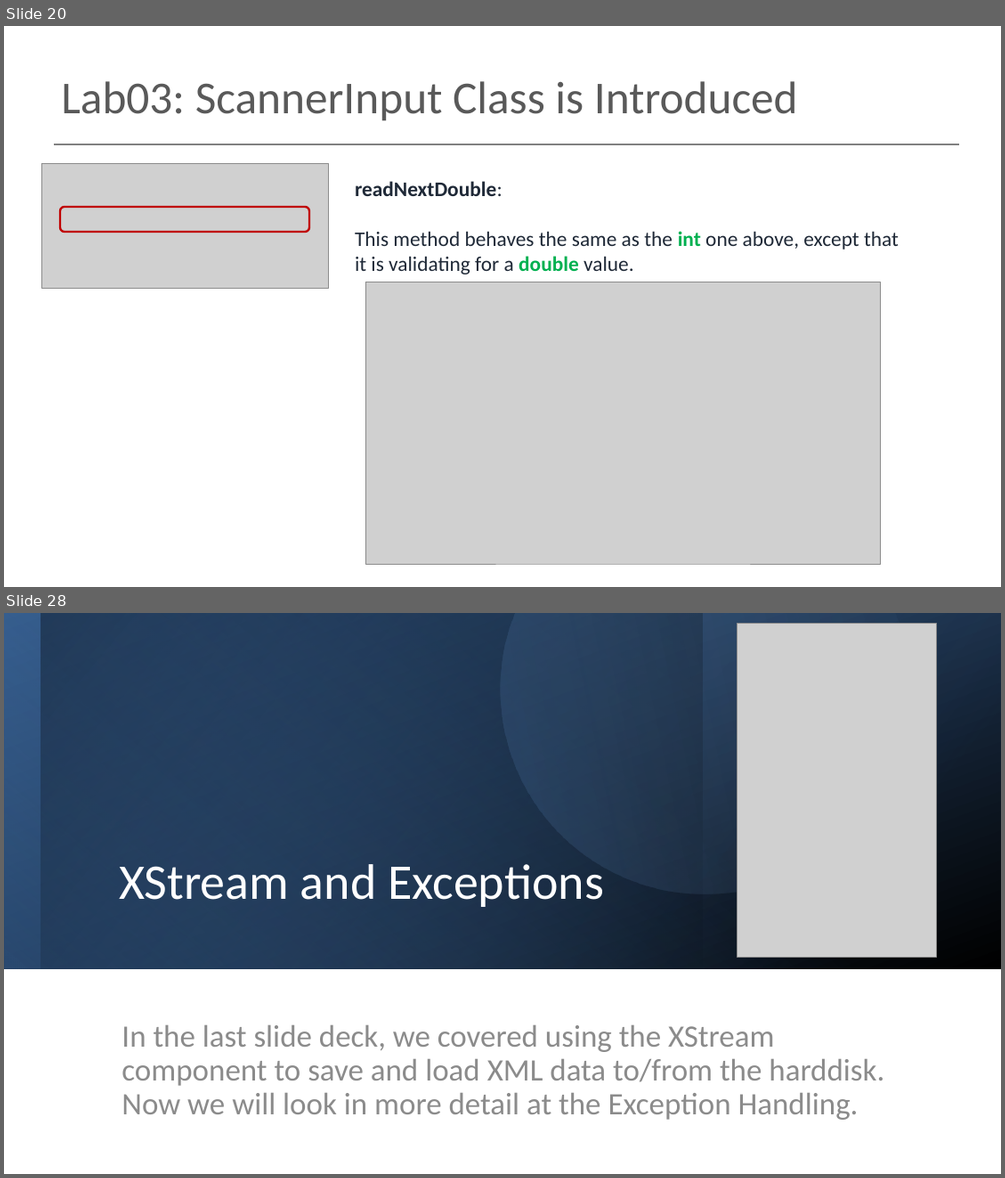
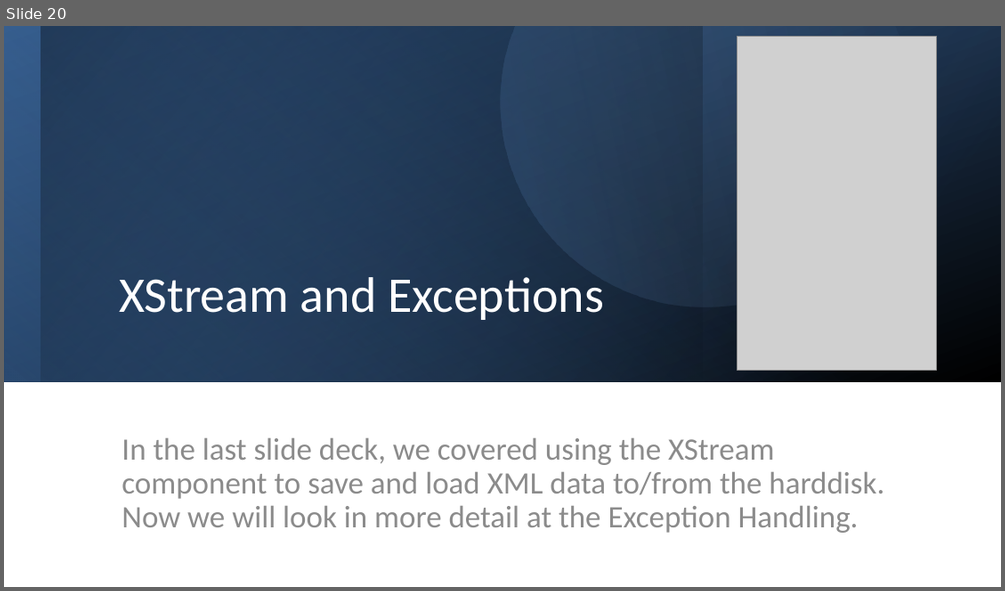
Before and after one commit to Programming-Fundamentals-SETU/prog-fund-2-jan-26, a slide deck: topic05-persistence-xml-exceptions/unit-05a-lectures/talk-3-exceptions/c-exceptions.pptx. Shown one above the other, each under a label of ours: slides 20 and 28 before the commit, slide 20 after it; the slides between them are not shown. The pictures are 1005x1178 and 1005x591 pixels, drawn with LibreOffice and Linux fonts; fonts in the diff are those of the drawing; grey boxes stand for pictures. Boxes give left, top, right and bottom in pixels: in the first picture for what was removed or moved away, otherwise in the second. Text is boxed around its words. In the diff, an @@ line names an element or a change of style, - is before the commit and + after.

```diff
--- a/topic05-persistence-xml-exceptions/unit-05a-lectures/talk-3-exceptions/c-exceptions.pptx
+++ b/topic05-persistence-xml-exceptions/unit-05a-lectures/talk-3-exceptions/c-exceptions.pptx
@@ slide 20 removed at (4,26,1001,587), background #FFFFFF @@
@@ title removed at (61,81,798,121) @@
-Lab03: ScannerInput Class is Introduced
@@ line removed from (54, 144) to (960, 144) @@
@@ picture removed at (41,163,329,288) @@
@@ text removed at (355,181,898,274) @@
-readNextDouble:
-This method behaves the same as the int one above, except that it is validating for a double value.
@@ rounded rectangle removed at (60,207,309,232) @@
@@ picture removed at (365,281,880,564) @@
@@ what was slide 28 is now slide 20 @@
```
Also in this commit, not shown: 3 slides changed, 1 slide added, 8 other slides removed, 14 other files.
